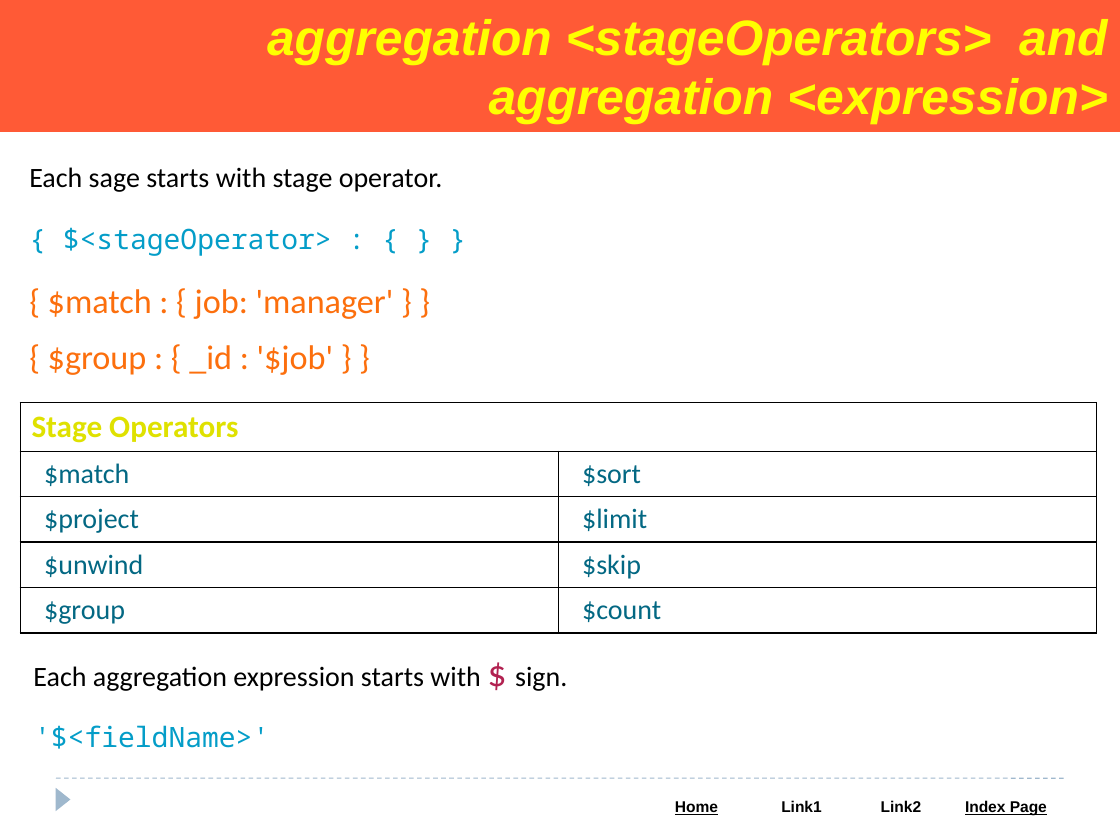
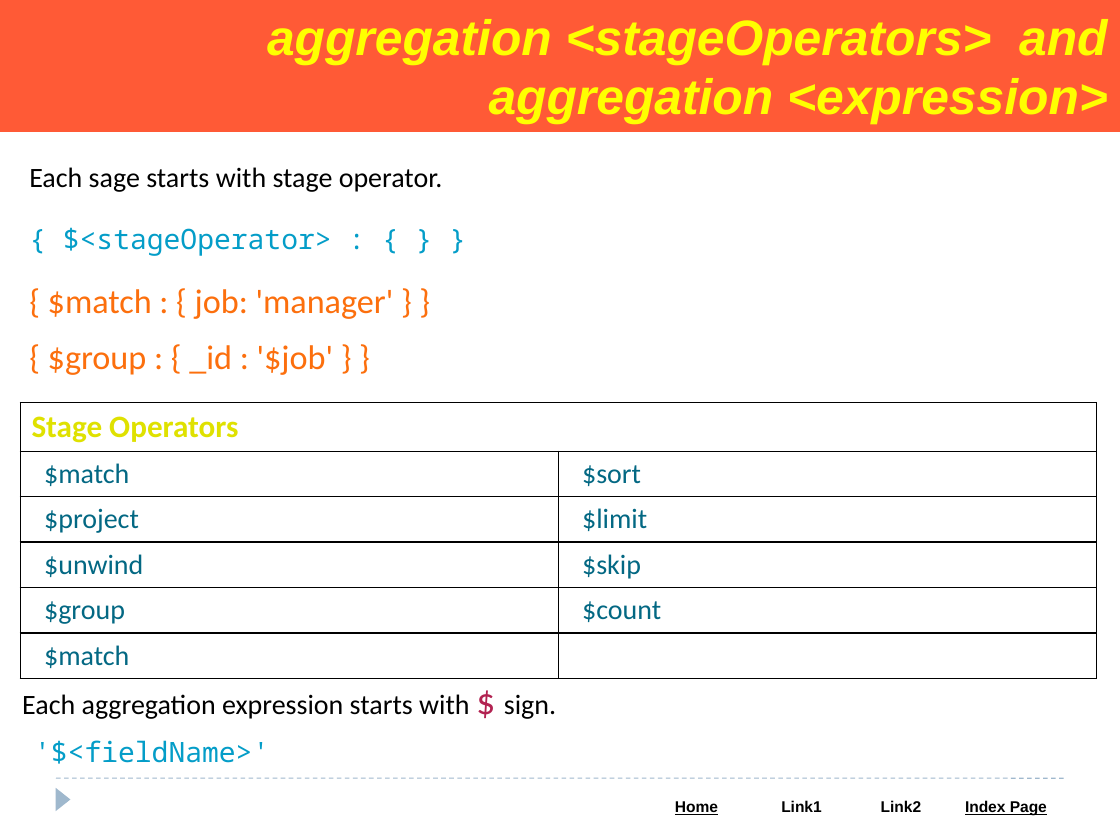
Before and after one commit to Saleel-Bagde/PPT-s, a slide deck: slide 92 of MongoDB PPT.pptx (slide 90 before the commit). Drawn at 1120x840 pixels with LibreOffice and Linux fonts; fonts in the diff are those of the drawing. Boxes give left, top, right and bottom in pixels: in the first picture for what was removed or moved away, otherwise in the second. Text is boxed around its words. In the diff, an @@ line names an element or a change of style, - is before the commit and + after.

```diff
--- a/MongoDB PPT.pptx
+++ b/MongoDB PPT.pptx
@@ table at (20, 402, 1095, 678) @@
+row 6: $match | 
@@ text "Each aggregation expression starts with ...": place and size @@
-text "Each aggregation expression starts with ..." at (33, 666, 567, 691)
+text "Each aggregation expression starts with ..." at (22, 694, 556, 719)
@@ text "'$<fieldName>'": place and size @@
-text "'$<fieldName>'" at (34, 725, 269, 749)
+text "'$<fieldName>'" at (34, 740, 269, 764)
```
Also in this commit, not shown: 6 other slides changed, 2 slides added.
